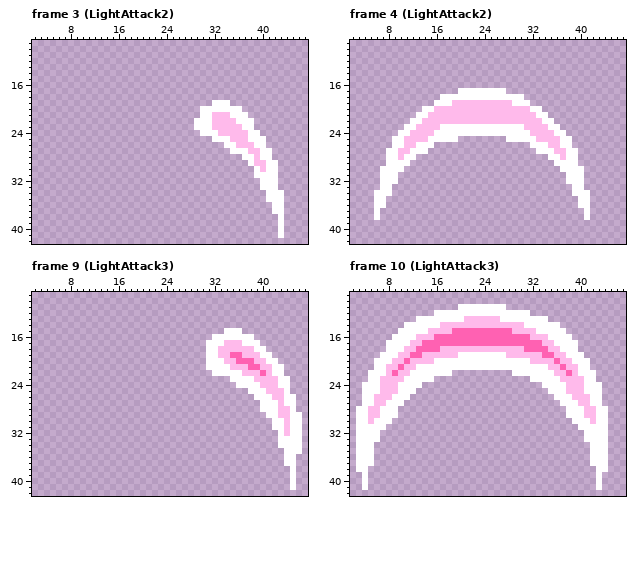
Pixel-art file, stored at Assets/Sprites/Aseprite Files/LightAttackVariations.aseprite. This is how it looked before the edit.
48x80 pixels, 12 frames. Shown: frame 3 (LightAttack2): x 2..47, y 9..42; frame 4 (LightAttack2): x 2..47, y 9..42; frame 9 (LightAttack3): x 2..47, y 9..42; frame 10 (LightAttack3): x 2..47, y 9..42. The commit also changed other frames, which this record leaves out.
Now the later version:
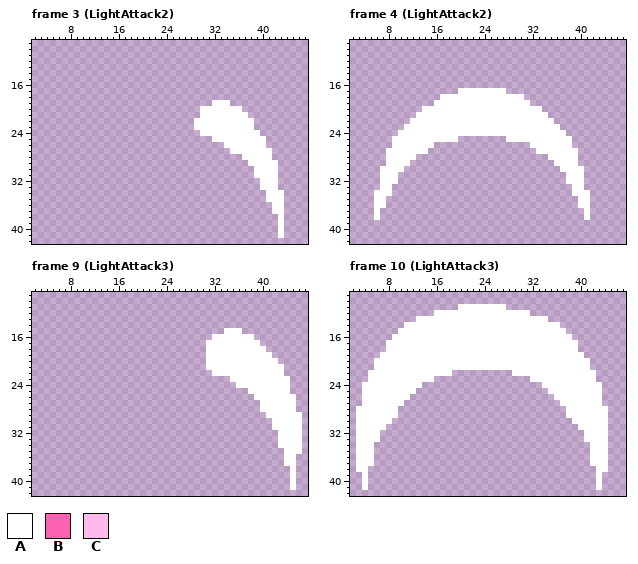
Palette (. is transparent): A #ffffff  B #ff61b2  C #ffbaeb
Author's note on the commit: fixed light attack upgrade anims
The edit:
layer "Layer 3" now hidden
Frame 3 (LightAttack2):
Colour A replaces colour C in row 21 at x 32 to 34; in row 22 at x 32 to 35; in row 23 at x 32 to 36; in row 24 at x 33 to 37; in row 25 at x 35 to 37; in row 26 at x 36 to 38.
Colour A replaces colour C in row 27 at x 38 to 39; in row 28 at x 39; in row 29 at x 39 to 40; in row 30 at x 40.
Frame 4 (LightAttack2):
Colour A replaces colour C in row 19 at x 19 to 28; in row 20 at x 16 to 31; in row 21 at x 15 to 32; in row 22 at x 14 to 33; in row 23 at x 13 to 16 and 31 to 34; in row 24 at x 12 to 15 and 32 to 35.
Colour A replaces colour C in row 25 at x 11 to 14 and 33 to 36; in row 26 at x 11 to 12 and 35 to 36; in row 27 at x 10 to 11 and 36 to 37; in row 28 at x 10 and 37.
Frame 9 (LightAttack3):
Colour A replaces colour B in row 19 at x 35 to 36; in row 20 at x 36 to 38; in row 21 at x 38 to 39; in row 22 at x 40.
Colour A replaces colour C in row 17 at x 34 to 36; in row 18 at x 33 to 38; in row 19 at x 33 to 34 and 37 to 39; in row 20 at x 34 to 35 and 39 to 40; in row 21 at x 35 to 37 and 40 to 41; in row 22 at x 37 to 39 and 41.
Colour A replaces colour C in row 23 at x 39 to 42; in row 24 at x 40 to 42; in row 25 at x 41 to 43; in row 26 at x 42 to 43; in row 27 at x 43; in rows 28 to 29 at x 43 to 44.
Colour A replaces colour C in rows 30 to 32 at x 44.
Frame 10 (LightAttack3):
Colour A replaces colour B in row 15 at x 19 to 28; in row 16 at x 16 to 31; in row 17 at x 14 to 33; in row 18 at x 13 to 16 and 31 to 34; in row 19 at x 12 to 13 and 34 to 35; in row 20 at x 11 and 36.
Colour A replaces colour B in row 21 at x 10 and 37; in row 22 at x 9 and 38.
Colour A replaces colour C in row 13 at x 21 to 26; in row 14 at x 17 to 30; in row 15 at x 15 to 18 and 29 to 32; in row 16 at x 13 to 15 and 32 to 34; in row 17 at x 12 to 13 and 34 to 35; in row 18 at x 11 to 12, 17 to 30 and 35 to 36.
Colour A replaces colour C in row 19 at x 10 to 11, 14 to 19, 28 to 33 and 36 to 37; in row 20 at x 9 to 10, 12 to 15, 32 to 35 and 37 to 38; in row 21 at x 8 to 9, 11 to 12, 35 to 36 and 38 to 39; in row 22 at x 8, 10 to 11, 36 to 37 and 39; in row 23 at x 7 to 10 and 37 to 40; in rows 24 to 25 at x 7 to 9 and 38 to 40.
Colour A replaces colour C in row 26 at x 6 to 8 and 39 to 41; in row 27 at x 6 to 7 and 40 to 41; in rows 28 to 29 at x 5 to 6 and 41 to 42; in row 30 at x 5 and 42.
Changed places in both pictures, as pixel boxes (x1, y1, x2, y2):
changed: (212, 112, 266, 172)
changed: (398, 100, 566, 160)
changed: (218, 340, 290, 436)
changed: (368, 316, 596, 424)
